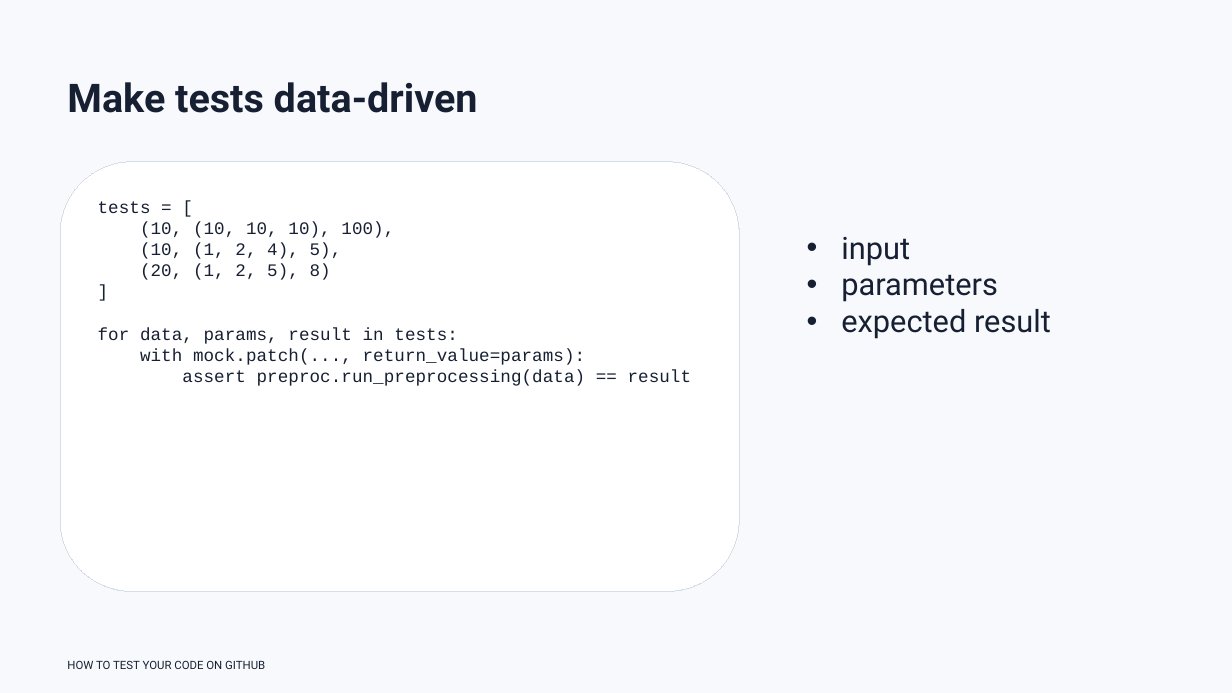
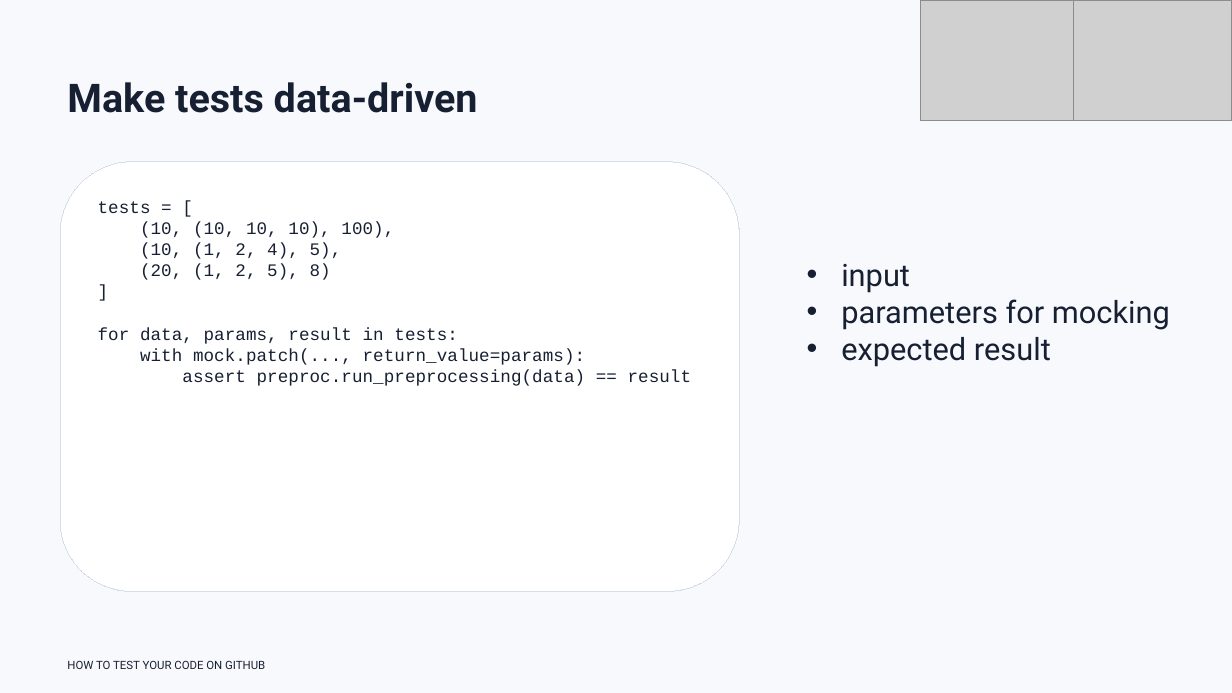
Before and after one commit to rbesenczi/my_ols, a slide deck: slide 24 of presentation/how_to_test_your_code.pptx (slide 23 before the commit). Drawn at 1232x693 pixels with LibreOffice and Linux fonts; fonts in the diff are those of the drawing; grey boxes stand for pictures. Boxes give left, top, right and bottom in pixels: in the first picture for what was removed or moved away, otherwise in the second. Text is boxed around its words. In the diff, an @@ line names an element or a change of style, - is before the commit and + after.

```diff
--- a/presentation/how_to_test_your_code.pptx
+++ b/presentation/how_to_test_your_code.pptx
@@ picture added at (921, 0, 1074, 121) @@
@@ picture added at (1074, 0, 1232, 121) @@
@@ text at (841, 299, 1170, 330): text changed @@
-• parameters
+• parameters for mocking
```
Also in this commit, not shown: 35 other slides changed, 11 slides added.
